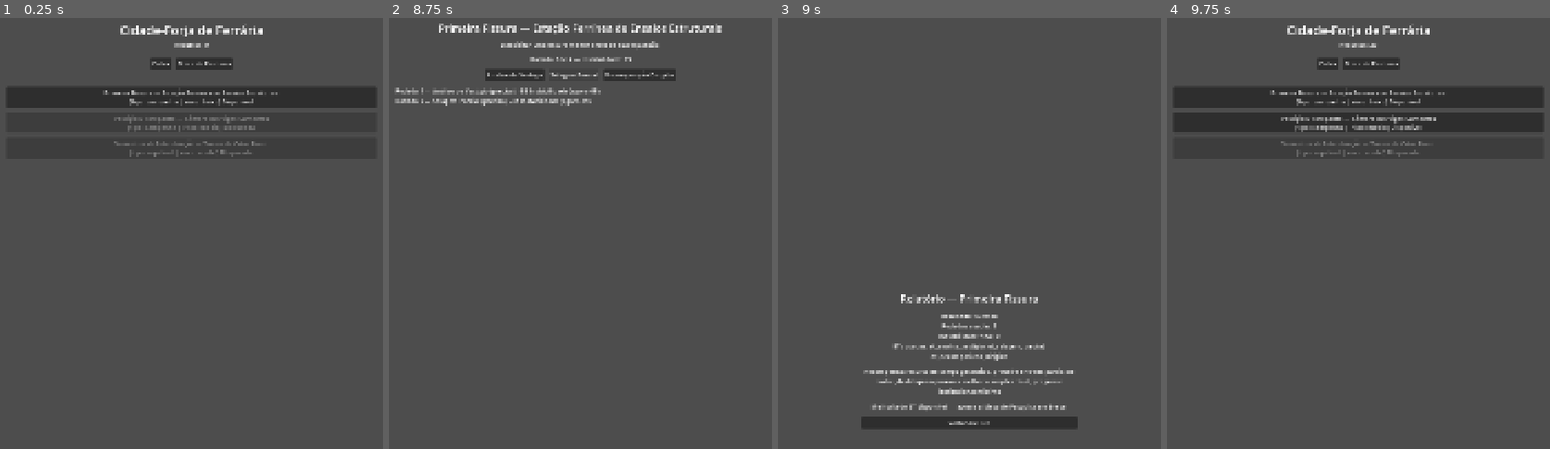
Above: before the commit, frames 1-4 (left to right).
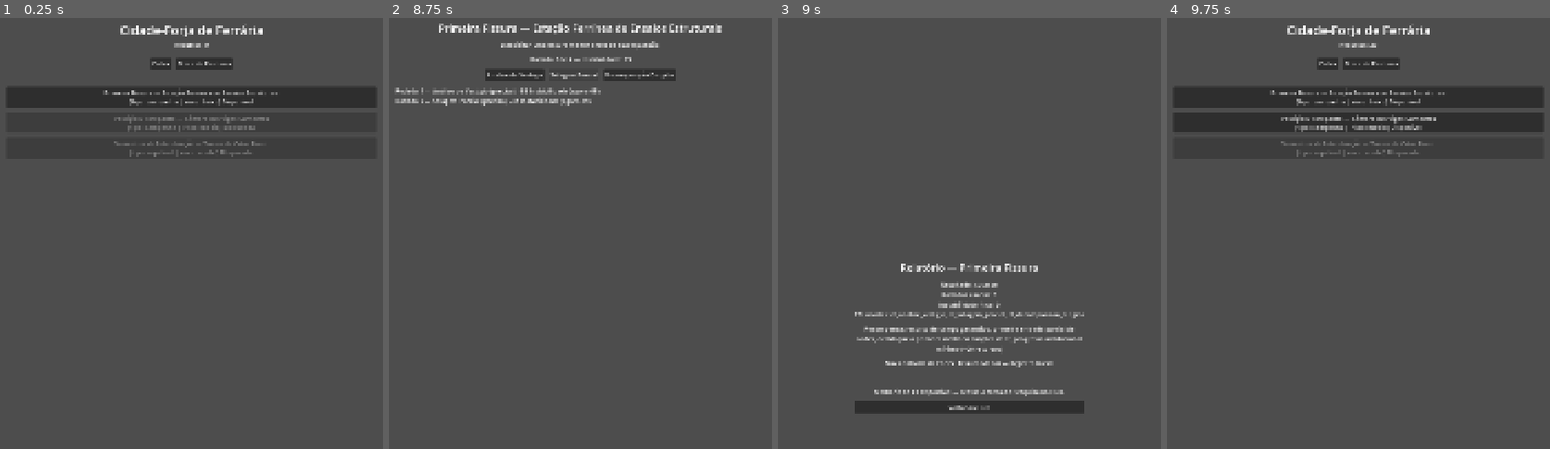
Above: after the commit, the same moments.

Repository: itsmeluan/azoth-breach
Game: Godot game, scene res://scenes/app/app_shell.tscn
Same seed, same stepped clock (60 frames per second), same inputs: the game is played once before the commit and once after it.
Inputs:
- Up to frame 1 (0.25 s): no input
- Up to frame 2 (8.75 s): click "Codex" at 0.5 s; click "Mesa de Pesquisa" at 1.25 s; click "Voltar ao Hub" at 2 s; click "Primeira Fissura — Estação Fe…" at 2.75 s; click "Seguir" at 3.5 s; click "Build de Agressão" at 4.25 s; click "Build de Contenção" at 5 s; click "Build de Investigação" at 5.75 s; click "Confirmar e entrar em campo" at 6.5 s; click "Análise de Vestígio" at 7.25 s; click "Selagem Parcial" at 8 s
- Up to frame 3 (9 s): click "Decomposição Dirigida" at 8.75 s
- Up to frame 4 (9.75 s): click "Voltar ao Hub" at 9.5 s

Frames 1-2 are identical in both runs. In frame 3, 7.6% of the frame differs, in the area x 20-80%, y 56-96%; in frame 4, nothing differs.

Commit message:
BL-016, BL-018: relatório com consequência e recontextualização
report_screen.gd generalizado para exibir, quando presentes no
contexto/dados da operação: vestígios coletados vs. meta (BL-007/BL-010),
nome da nova entrada de Codex desbloqueada (integra com BL-017), e um
aviso de recontextualização — texto vindo de
operation.recontextualization_notice (novo campo em
op_vestigio_discrepante.json), não hardcoded na tela, preservando
"Conteúdo Dirigido por Dados" (06.1 §2.2).

O texto de recontextualização parafraseia diretamente o que 05.9 §7.2
já documenta ("vestígios incompatíveis com a leitura institucional
inicial", "a explicação acadêmica corrente é insuficiente") — nenhuma
lore nova. Isso fecha BL-016 ("a operação muda algo além da
recompensa", via reports_resolved já registrado por
SliceState.complete_operation desde o commit anterior) e BL-018
("sinal de que a leitura inicial era insuficiente").

Nota de pesquisa também atualizada: "acesse a Mesa de Pesquisa em
breve" virou "...no Hub", já que a Mesa de Pesquisa é real desde
BL-015.

Refs: BL-016, BL-018 (docs/05_produto/AZOTH_05.11) — fecha M3

Diff:
--- a/game/scenes/reports/report_screen.tscn
+++ b/game/scenes/reports/report_screen.tscn
@@ -18,13 +18,13 @@
 anchor_top = 0.5
 anchor_right = 0.5
 anchor_bottom = 0.5
-offset_left = -280.0
-offset_top = -180.0
-offset_right = 280.0
-offset_bottom = 180.0
+offset_left = -300.0
+offset_top = -260.0
+offset_right = 300.0
+offset_bottom = 260.0
 grow_horizontal = 2
 grow_vertical = 2
-theme_override_constants/separation = 16
+theme_override_constants/separation = 14
 
 [node name="TitleLabel" type="Label" parent="Content"]
 layout_mode = 2
@@ -45,6 +45,18 @@
 text = ""
 horizontal_alignment = 1
 
+[node name="CodexNoticeLabel" type="Label" parent="Content"]
+layout_mode = 2
+autowrap_mode = 3
+text = ""
+horizontal_alignment = 1
+
+[node name="RecontextualizationLabel" type="Label" parent="Content"]
+layout_mode = 2
+autowrap_mode = 3
+text = ""
+horizontal_alignment = 1
+
 [node name="ResearchNoticeLabel" type="Label" parent="Content"]
 layout_mode = 2
 autowrap_mode = 3
--- a/game/scripts/features/reports/report_screen.gd
+++ b/game/scripts/features/reports/report_screen.gd
@@ -1,6 +1,7 @@
 extends Control
 
 const OperationLoader = preload("res://scripts/services/operation_loader.gd")
+const CodexLoader = preload("res://scripts/services/codex_loader.gd")
 
 signal navigate_to(scene_path: String, context: Dictionary)
 
@@ -11,6 +12,8 @@
 @onready var title_label: Label = $Content/TitleLabel
 @onready var summary_label: Label = $Content/SummaryLabel
 @onready var rewards_label: Label = $Content/RewardsLabel
+@onready var codex_notice_label: Label = $Content/CodexNoticeLabel
+@onready var recontextualization_label: Label = $Content/RecontextualizationLabel
 @onready var research_notice_label: Label = $Content/ResearchNoticeLabel
 @onready var return_button: Button = $Content/ReturnButton
 
@@ -23,19 +26,42 @@
 	var operation := _find_operation(_context.get("operation_id", ""))
 
 	title_label.text = "Relatório — %s" % operation.get("name", "")
-	summary_label.text = "Resultado: %s\nRodadas usadas: %d\nInstabilidade final: %d\nETs usadas: %s" % [
+
+	var summary_text := "Resultado: %s\nRodadas usadas: %d\nInstabilidade final: %d\nETs usadas: %s" % [
 		_context.get("outcome", ""),
 		_context.get("rounds_used", 0),
 		_context.get("final_instability", 0),
 		", ".join(_context.get("ets_used", [])),
 	]
+	var evidence_target: int = _context.get("evidence_target", 0)
+	if evidence_target > 0:
+		summary_text += "\nVestígios coletados: %d/%d" % [_context.get("evidence_collected", 0), evidence_target]
+	summary_label.text = summary_text
 
 	var rewards: Array = operation.get("rewards_guaranteed", [])
-	rewards_label.text = "Recompensa: %s" % ", ".join(rewards.map(_format_slug))
+	rewards_label.text = "Recompensa: %s (+%d recursos)" % [
+		", ".join(rewards.map(_format_slug)), SliceState.RESOURCE_GRANT_PER_OPERATION,
+	]
 
-	research_notice_label.text = "Melhoria de ET disponível — acesse a Mesa de Pesquisa em breve."
+	codex_notice_label.text = _build_codex_notice(operation)
+	recontextualization_label.text = operation.get("recontextualization_notice", "")
+	research_notice_label.text = "Melhoria de ET disponível — acesse a Mesa de Pesquisa no Hub."
 
 	return_button.pressed.connect(_on_return_pressed)
+
+
+func _build_codex_notice(operation: Dictionary) -> String:
+	var codex_ids: Array = operation.get("codex_unlocks", [])
+	if codex_ids.is_empty():
+		return ""
+	var entries_by_id := {}
+	for entry in CodexLoader.load_all():
+		entries_by_id[entry.get("id")] = entry
+	var titles: Array[String] = []
+	for codex_id in codex_ids:
+		var entry: Dictionary = entries_by_id.get(codex_id, {})
+		titles.append(entry.get("title", codex_id))
+	return "Nova entrada de Codex: %s" % ", ".join(titles)
 
 
 func _find_operation(operation_id: String) -> Dictionary:
